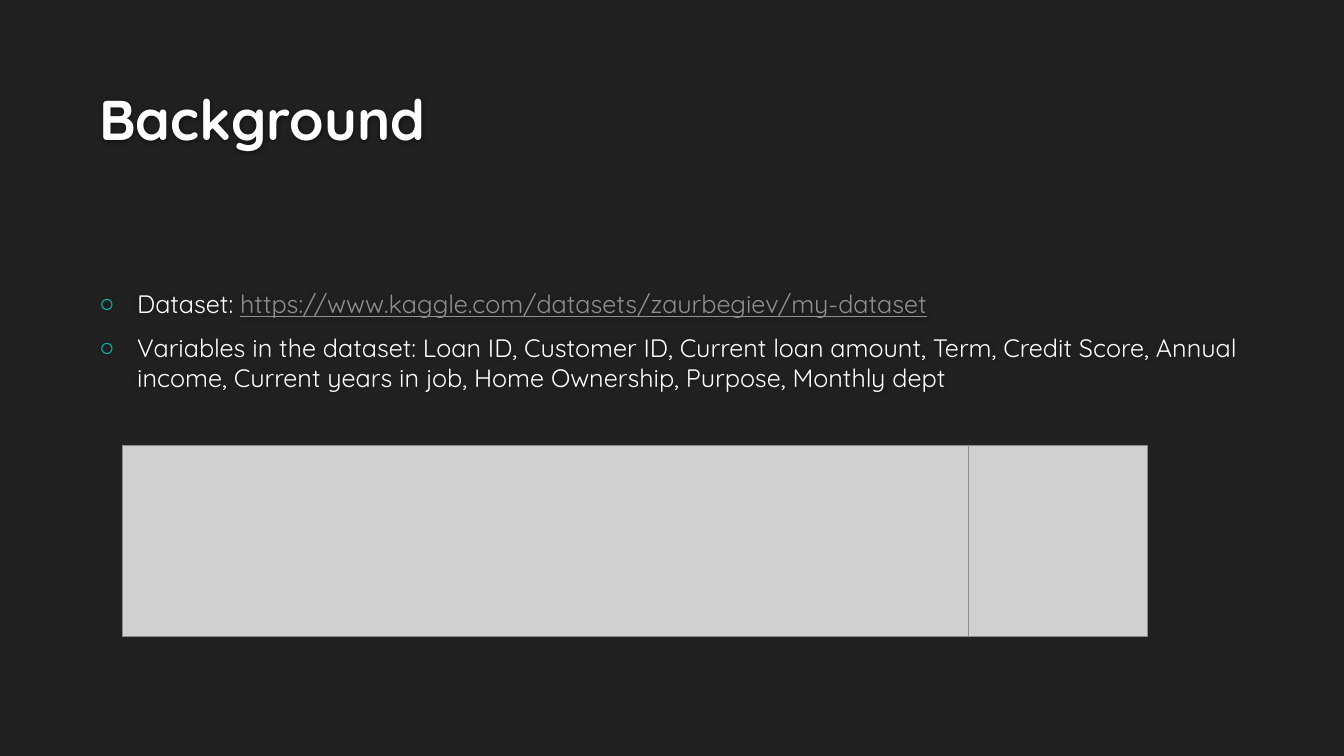
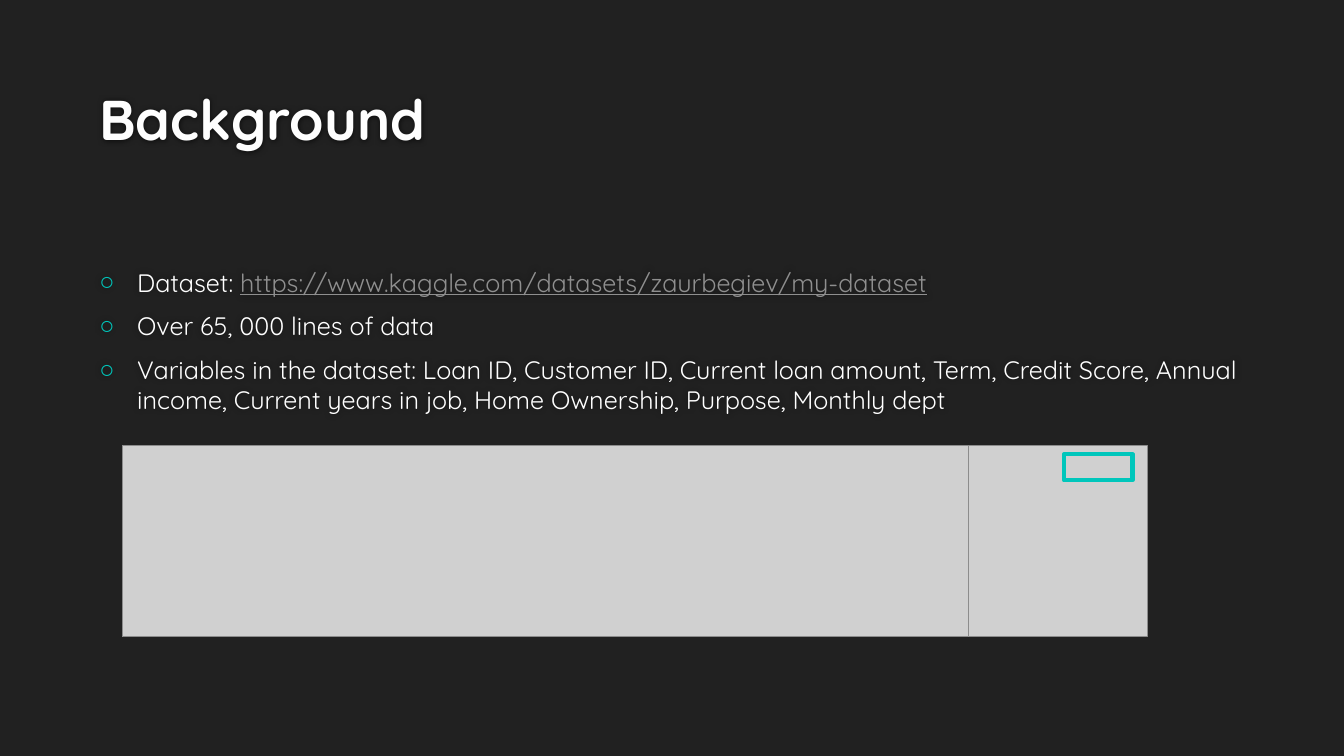
Before and after one commit to KavishNaran/Loan-risk---machine-learning, a slide deck: slide 3 of Credit Loan Presentation.pptx. Drawn at 1344x756 pixels with LibreOffice and Linux fonts; fonts in the diff are those of the drawing; grey boxes stand for pictures; background and template pictures are left out. Boxes give left, top, right and bottom in pixels: in the first picture for what was removed or moved away, otherwise in the second. Text is boxed around its words. In the diff, an @@ line names an element or a change of style, - is before the commit and + after.

```diff
--- a/Credit Loan Presentation.pptx
+++ b/Credit Loan Presentation.pptx
@@ text at bbox=[137, 316, 434, 338]: paragraph added @@
+○ Over 65, 000 lines of data
@@ rectangle added at bbox=[1065, 455, 1133, 481], outline #00C6BB 3 pt @@
```
Also in this commit, not shown: 5 other slides changed, 3 slides added, 2 slides removed.
